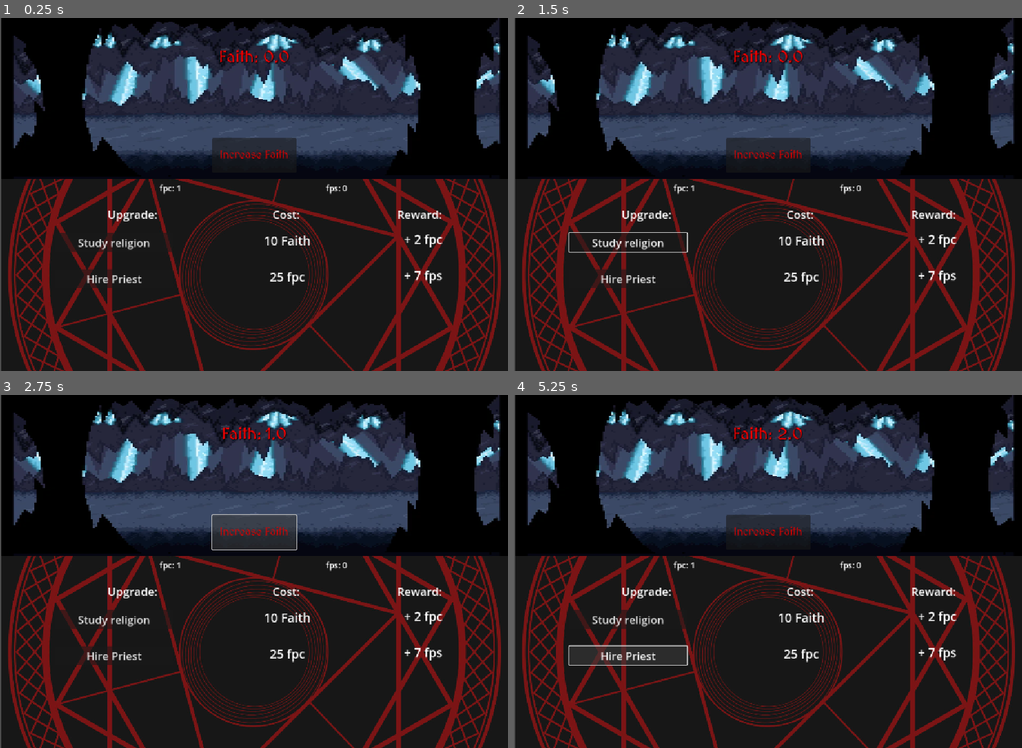
Above: before the commit, frames 1-4 (two rows, left to right).
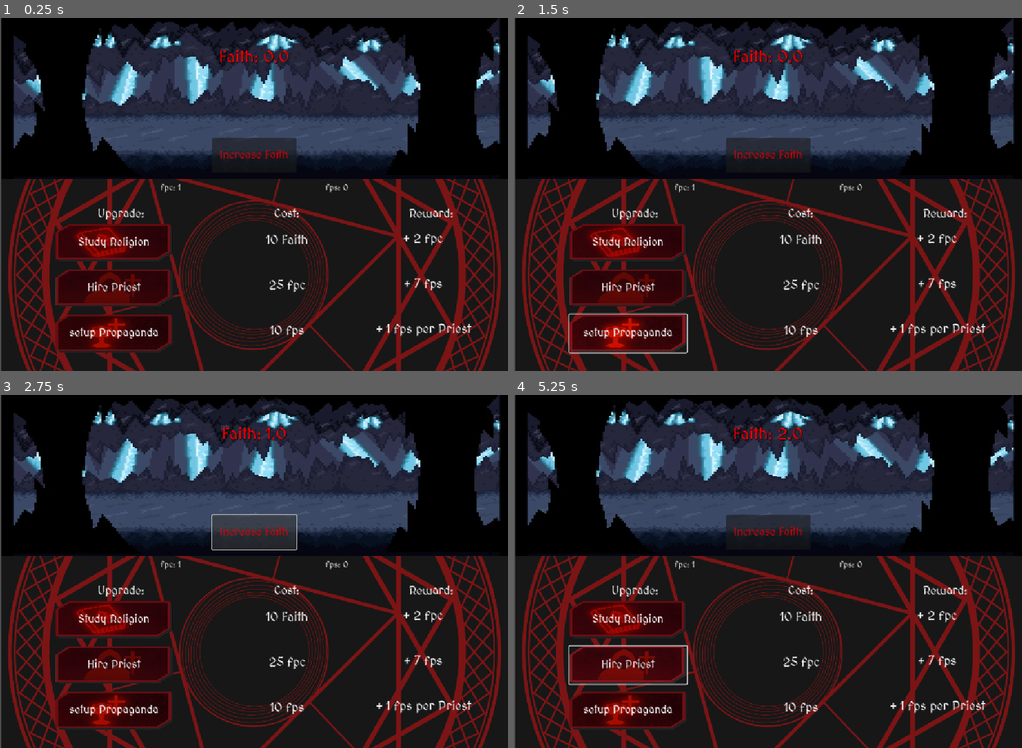
Above: after the commit, the same moments.

Repository: Anexoms/CultJam
Game: Godot game, scene res://main.tscn
Same seed, same stepped clock (60 frames per second), same inputs: the game is played once before the commit and once after it.
Inputs (mouse positions are in pixels of both pictures, inside the frame that each line leads up to):
- Up to frame 1 (0.25 s): no input
- Up to frame 2 (1.5 s): click "Study religion" (after the commit: "Study Religion") at 0.5 s; click (625, 332) at 1.25 s, where only the run after the commit has a clickable "setup Propaganda"
- Up to frame 3 (2.75 s): click "Increase Faith" at 2 s
- Up to frame 4 (5.25 s): click "Hire Priest" at 2.75 s; click "Increase Faith" at 3.5 s; click "Study religion" (after the commit: "Study Religion") at 4.25 s; click "Hire Priest" at 5 s

The runs differ from the first frame. In frame 1, 6.0% of the frame differs, in the area x 10-93%, y 46-95%; in frame 2, 6.9%; in frame 3, 6.0%; in frame 4, 6.9%.

Commit message:
:bento: update buttons

Diff:
--- a/main.tscn
+++ b/main.tscn
@@ -1,9 +1,45 @@
-[gd_scene load_steps=5 format=3 uid="uid://c4lfd7lnr0f41"]
+[gd_scene load_steps=17 format=3 uid="uid://c4lfd7lnr0f41"]
 
 [ext_resource type="Script" uid="uid://h7avtd5pddb4" path="res://main.gd" id="1_ig7tw"]
 [ext_resource type="Texture2D" uid="uid://clxruom1as7c7" path="res://assets/sprites/background2.webp" id="2_1bvp3"]
 [ext_resource type="FontFile" uid="uid://csjxnrlec3bxj" path="res://assets/fonts/MedievalSharp-Regular.ttf" id="3_lquwl"]
 [ext_resource type="Texture2D" uid="uid://ckvjimbb5j62t" path="res://assets/sprites/ritual.jpg" id="4_7mycd"]
+[ext_resource type="Texture2D" uid="uid://c1wl5nnos7drm" path="res://assets/sprites/StudyReligion.png" id="5_lquwl"]
+[ext_resource type="Texture2D" uid="uid://ckyjlb6ss1iua" path="res://assets/sprites/HirePriest.png" id="6_7mycd"]
+[ext_resource type="Texture2D" uid="uid://bxc6ec68wvyqd" path="res://assets/sprites/Propaganda.png" id="7_272bh"]
+
+[sub_resource type="StyleBoxTexture" id="StyleBoxTexture_7mycd"]
+texture = ExtResource("5_lquwl")
+
+[sub_resource type="StyleBoxTexture" id="StyleBoxTexture_272bh"]
+texture = ExtResource("5_lquwl")
+modulate_color = Color(0.666569, 0.666569, 0.666569, 1)
+
+[sub_resource type="StyleBoxTexture" id="StyleBoxTexture_lquwl"]
+texture = ExtResource("5_lquwl")
+modulate_color = Color(0.804743, 0.804743, 0.804743, 1)
+
+[sub_resource type="StyleBoxTexture" id="StyleBoxTexture_5vw27"]
+texture = ExtResource("6_7mycd")
+
+[sub_resource type="StyleBoxTexture" id="StyleBoxTexture_kek77"]
+texture = ExtResource("6_7mycd")
+modulate_color = Color(0.666667, 0.666667, 0.666667, 1)
+
+[sub_resource type="StyleBoxTexture" id="StyleBoxTexture_4c57u"]
+texture = ExtResource("6_7mycd")
+modulate_color = Color(0.803922, 0.803922, 0.803922, 1)
+
+[sub_resource type="StyleBoxTexture" id="StyleBoxTexture_efxa6"]
+texture = ExtResource("7_272bh")
+
+[sub_resource type="StyleBoxTexture" id="StyleBoxTexture_dg77c"]
+texture = ExtResource("7_272bh")
+modulate_color = Color(0.666667, 0.666667, 0.666667, 1)
+
+[sub_resource type="StyleBoxTexture" id="StyleBoxTexture_ycdy4"]
+texture = ExtResource("7_272bh")
+modulate_color = Color(0.803922, 0.803922, 0.803922, 1)
 
 [node name="Main" type="Control"]
 layout_mode = 3
@@ -69,6 +105,9 @@
 offset_top = -1.0
 offset_right = 466.0
 offset_bottom = 45.0
+theme_override_colors/font_color = Color(1, 1, 1, 1)
+theme_override_colors/font_outline_color = Color(0, 0, 0, 1)
+theme_override_fonts/font = ExtResource("3_lquwl")
 theme_override_font_sizes/font_size = 18
 text = "fpc: 1"
 horizontal_alignment = 1
@@ -80,6 +119,9 @@
 offset_top = -1.0
 offset_right = 833.0
 offset_bottom = 45.0
+theme_override_colors/font_color = Color(1, 1, 1, 1)
+theme_override_colors/font_outline_color = Color(0, 0, 0, 1)
+theme_override_fonts/font = ExtResource("3_lquwl")
 theme_override_font_sizes/font_size = 18
 text = "fps: 0"
 horizontal_alignment = 1
@@ -91,6 +133,9 @@
 offset_top = 56.0
 offset_right = 1055.0
 offset_bottom = 102.0
+theme_override_colors/font_color = Color(1, 1, 1, 1)
+theme_override_colors/font_outline_color = Color(0, 0, 0, 1)
+theme_override_fonts/font = ExtResource("3_lquwl")
 theme_override_font_sizes/font_size = 25
 text = "     Upgrade:                                       Cost:                                 Reward:"
 horizontal_alignment = 1
@@ -102,11 +147,17 @@
 anchor_right = 0.022
 anchor_bottom = 0.034
 offset_left = 120.0
-offset_top = 120.0
+offset_top = 100.0
 offset_right = 355.382
-offset_bottom = 147.516
-theme_override_font_sizes/font_size = 24
-text = "Study religion"
+offset_bottom = 169.516
+theme_override_colors/font_outline_color = Color(0, 0, 0, 1)
+theme_override_colors/font_color = Color(1, 1, 1, 1)
+theme_override_fonts/font = ExtResource("3_lquwl")
+theme_override_font_sizes/font_size = 24
+theme_override_styles/hover = SubResource("StyleBoxTexture_7mycd")
+theme_override_styles/pressed = SubResource("StyleBoxTexture_272bh")
+theme_override_styles/normal = SubResource("StyleBoxTexture_lquwl")
+text = "Study Religion"
 
 [node name="Cost" type="Label" parent="TextureRect/Upgrade1"]
 layout_mode = 1
@@ -117,6 +168,9 @@
 offset_top = -3.0
 offset_right = -343.693
 offset_bottom = -2.69701
+theme_override_colors/font_color = Color(1, 1, 1, 1)
+theme_override_colors/font_outline_color = Color(0, 0, 0, 1)
+theme_override_fonts/font = ExtResource("3_lquwl")
 theme_override_font_sizes/font_size = 27
 text = "10 Faith"
 horizontal_alignment = 1
@@ -131,6 +185,9 @@
 offset_top = -6.0
 offset_right = -43.693
 offset_bottom = -5.69701
+theme_override_colors/font_color = Color(1, 1, 1, 1)
+theme_override_colors/font_outline_color = Color(0, 0, 0, 1)
+theme_override_fonts/font = ExtResource("3_lquwl")
 theme_override_font_sizes/font_size = 27
 text = "+ 1 fpc"
 horizontal_alignment = 1
@@ -144,8 +201,14 @@
 offset_left = 120.0
 offset_top = 200.0
 offset_right = 355.382
-offset_bottom = 227.516
-theme_override_font_sizes/font_size = 24
+offset_bottom = 269.516
+theme_override_colors/font_outline_color = Color(0, 0, 0, 1)
+theme_override_colors/font_color = Color(1, 1, 1, 1)
+theme_override_fonts/font = ExtResource("3_lquwl")
+theme_override_font_sizes/font_size = 24
+theme_override_styles/hover = SubResource("StyleBoxTexture_5vw27")
+theme_override_styles/pressed = SubResource("StyleBoxTexture_kek77")
+theme_override_styles/normal = SubResource("StyleBoxTexture_4c57u")
 text = "Hire Priest"
 
 [node name="Cost" type="Label" parent="TextureRect/Upgrade2"]
@@ -157,6 +220,9 @@
 offset_top = -3.0
 offset_right = -343.693
 offset_bottom = -2.69701
+theme_override_colors/font_color = Color(1, 1, 1, 1)
+theme_override_colors/font_outline_color = Color(0, 0, 0, 1)
+theme_override_fonts/font = ExtResource("3_lquwl")
 theme_override_font_sizes/font_size = 27
 text = "10 fpc"
 horizontal_alignment = 1
@@ -171,7 +237,62 @@
 offset_top = -6.0
 offset_right = -43.693
 offset_bottom = -5.69701
+theme_override_colors/font_color = Color(1, 1, 1, 1)
+theme_override_colors/font_outline_color = Color(0, 0, 0, 1)
+theme_override_fonts/font = ExtResource("3_lquwl")
 theme_override_font_sizes/font_size = 27
 text = "+ 1 fps"
 horizontal_alignment = 1
 vertical_alignment = 1
+
+[node name="Upgrade3" type="Button" parent="TextureRect"]
+layout_mode = 1
+anchors_preset = -1
+anchor_right = 0.022
+anchor_bottom = 0.034
+offset_left = 120.0
+offset_top = 300.0
+offset_right = 355.382
+offset_bottom = 369.516
+theme_override_colors/font_outline_color = Color(0, 0, 0, 1)
+theme_override_colors/font_color = Color(1, 1, 1, 1)
+theme_override_fonts/font = ExtResource("3_lquwl")
+theme_override_font_sizes/font_size = 24
+theme_override_styles/hover = SubResource("StyleBoxTexture_efxa6")
+theme_override_styles/pressed = SubResource("StyleBoxTexture_dg77c")
+theme_override_styles/normal = SubResource("StyleBoxTexture_ycdy4")
+text = "setup Propaganda"
+
+[node name="Cost" type="Label" parent="TextureRect/Upgrade3"]
+layout_mode = 1
+anchors_preset = -1
+anchor_right = 3.725
+anchor_bottom = 0.975
+offset_left = 400.0
+offset_top = -3.0
+offset_right = -343.693
+offset_bottom = -2.69701
+theme_override_colors/font_color = Color(1, 1, 1, 1)
+theme_override_colors/font_outline_color = Color(0, 0, 0, 1)
+theme_override_fonts/font = ExtResource("3_lquwl")
+theme_override_font_sizes/font_size = 27
+text = "10 fps"
+horizontal_alignment = 1
+vertical_alignment = 1
+
+[node name="Reward" type="Label" parent="TextureRect/Upgrade3"]
+layout_mode = 1
+anchors_preset = -1
+anchor_right = 3.725
+anchor_bottom = 0.975
+offset_left = 700.0
+offset_top = -6.0
+offset_right = -43.693
+offset_bottom = -5.69701
+theme_override_colors/font_color = Color(1, 1, 1, 1)
+theme_override_colors/font_outline_color = Color(0, 0, 0, 1)
+theme_override_fonts/font = ExtResource("3_lquwl")
+theme_override_font_sizes/font_size = 27
+text = "+ 1 fps per Priest"
+horizontal_alignment = 1
+vertical_alignment = 1
Binary file added: assets/sprites/HirePriest.png
Not shown, added: assets/sprites/HirePriest.png.import
Binary file added: assets/sprites/Propaganda.png
Not shown, added: assets/sprites/Propaganda.png.import
Binary file added: assets/sprites/StudyReligion.png
Not shown, added: assets/sprites/StudyReligion.png.import
